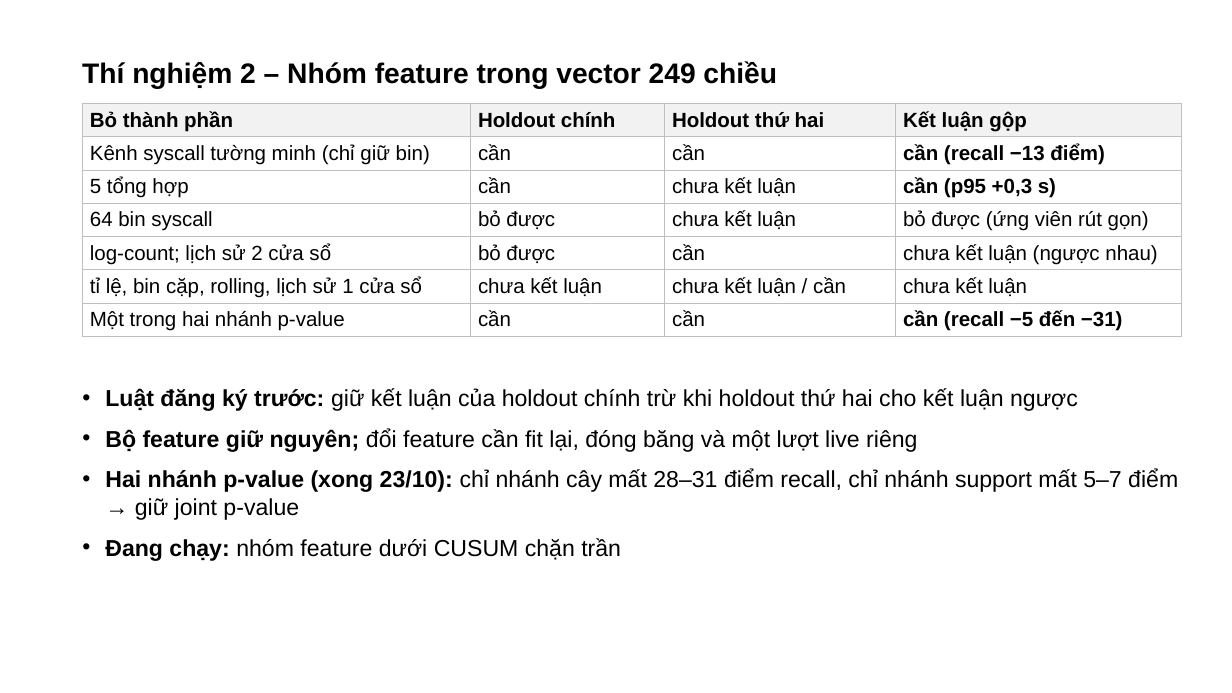
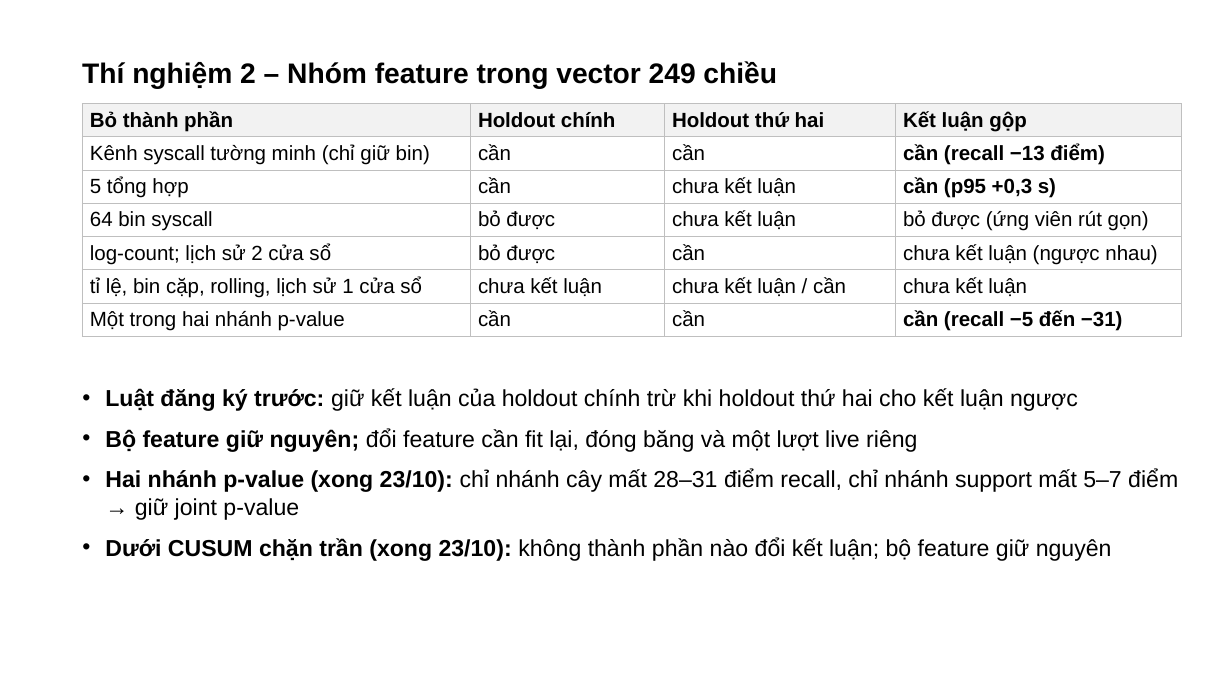
Before and after one commit to tndat-dev/eBPF-project, a slide deck: slide 15 of docs/Slide-runtime_security(23_10).pptx (slide 14 before the commit). Drawn at 1232x693 pixels with LibreOffice and Linux fonts; fonts in the diff are those of the drawing. Boxes give left, top, right and bottom in pixels: in the first picture for what was removed or moved away, otherwise in the second. Text is boxed around its words. In the diff, an @@ line names an element or a change of style, - is before the commit and + after.

Commit message:
docs 23/10: progress report and deck updated - owner's edits kept, no CI, figures in the report, operational alert test, RCA IP mapping fix and example tree, feature groups under CUSUM cap

```diff
--- a/docs/Slide-runtime_security(23_10).pptx
+++ b/docs/Slide-runtime_security(23_10).pptx
@@ text at (105, 537, 1112, 561): text changed @@
-• Đang chạy: nhóm feature dưới CUSUM chặn trần
+• Dưới CUSUM chặn trần (xong 23/10): không thành phần nào đổi kết luận; bộ feature giữ nguyên
```
Also in this commit, not shown: 8 other slides changed, 2 slides added, 1 slide removed, 2 other files.
